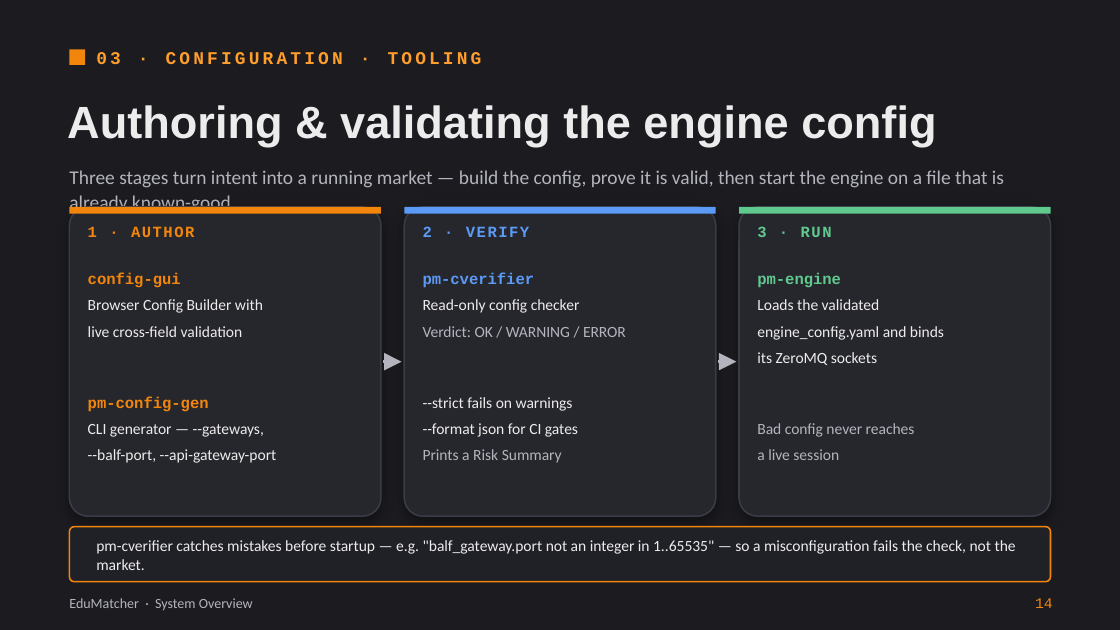
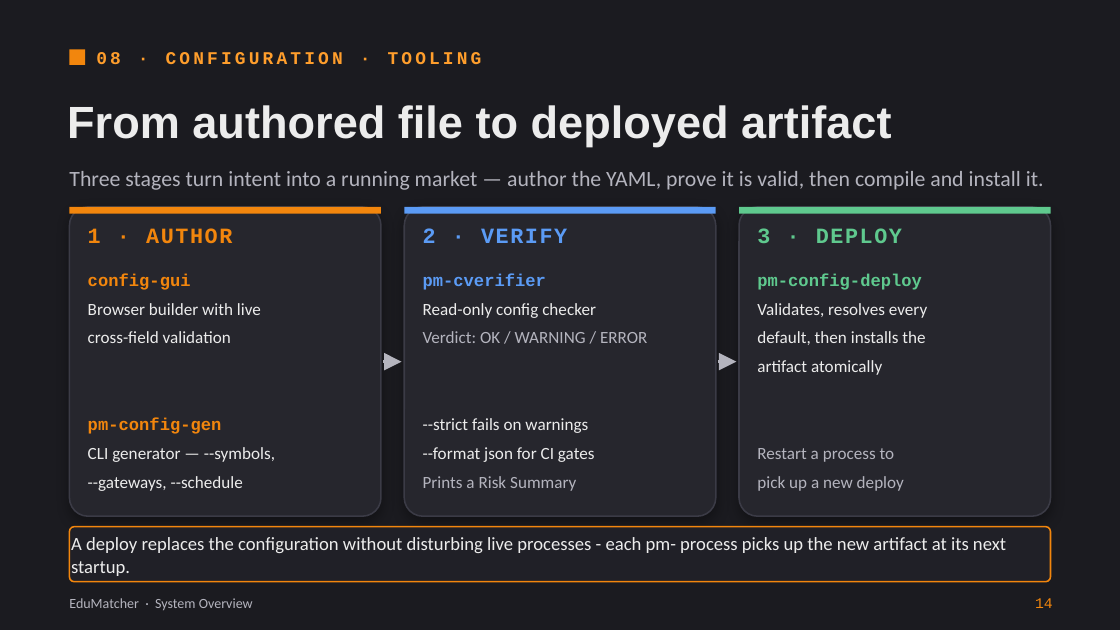
Before and after one commit to johan162/EduMatcher, a slide deck: slide 14 of docs/presentations/introduction-to-edumatcher.pptx. Drawn at 1120x630 pixels with LibreOffice and Linux fonts; fonts in the diff are those of the drawing. Boxes give left, top, right and bottom in pixels: in the first picture for what was removed or moved away, otherwise in the second. Text is boxed around its words. In the diff, an @@ line names an element or a change of style, - is before the commit and + after.

Commit message:
docs(pppt): updated the intro presentation to reflect the compiled config file

```diff
--- a/docs/presentations/introduction-to-edumatcher.pptx
+++ b/docs/presentations/introduction-to-edumatcher.pptx
@@ text at <box>96,52,482,64</box>: text changed @@
-03 · CONFIGURATION · TOOLING
+08 · CONFIGURATION · TOOLING
@@ title at <box>67,105,891,147</box>: text changed @@
-Authoring & validating the engine config
+From authored file to deployed artifact
@@ text at <box>69,171,1044,190</box>: text changed; size 12.5 to 14 pt @@
-Three stages turn intent into a running market — build the config, prove it is valid, then start the engine on a file that is already known-good.
+Three stages turn intent into a running market — author the YAML, prove it is valid, then compile and install it.
@@ text "1 · AUTHOR" at <box>88,228,232,243</box>: size 10 to 14 pt @@
@@ text "2 · VERIFY" at <box>423,228,567,243</box>: size 10 to 14 pt @@
@@ text at <box>757,228,902,243</box>: text changed; size 10 to 14 pt @@
-3 · RUN
+3 · DEPLOY
@@ text "pm-cverifier" at <box>423,273,647,491</box>: size 10 to 11 pt @@
@@ text at <box>88,273,222,434</box>: size 10 to 11 pt in "config-gui", "pm-config-gen" @@
@@ text at <box>757,273,927,491</box>: text changed; size 10 to 11 pt @@
-pm-engine
-Loads the validated
-engine_config.yaml and binds
-its ZeroMQ sockets
-Bad config never reaches
-a live session
+pm-config-deploy
+Validates, resolves every
+default, then installs the
+artifact atomically
+Restart a process to
+pick up a new deploy
@@ text at <box>88,303,261,343</box>: text changed; size 10 to 11 pt @@
-Browser Config Builder with
-live cross-field validation
+Browser builder with live
+cross-field validation
@@ text at <box>88,447,275,491</box>: text changed; size 10 to 11 pt @@
-CLI generator — --gateways,
---balf-port, --api-gateway-port
+CLI generator — --symbols,
+--gateways, --schedule
@@ text at <box>71,537,1006,576</box>: text changed; size 10 to 12 pt @@
-pm-cverifier catches mistakes before startup — e.g. "balf_gateway.port not an integer in 1..65535" — so a misconfiguration fails the check, not the market.
+A deploy replaces the configuration without disturbing live processes - each pm- process picks up the new artifact at its next startup.
```
Also in this commit, not shown: 29 other slides changed, 3 slides added.
